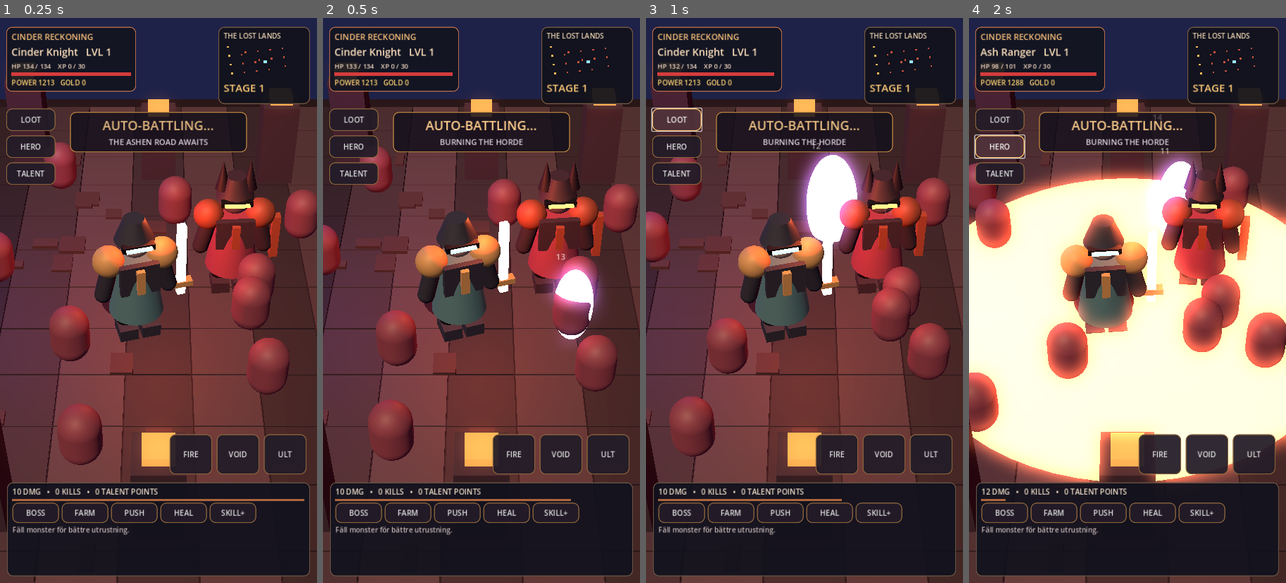
Above: before the commit, frames 1-4 (left to right).
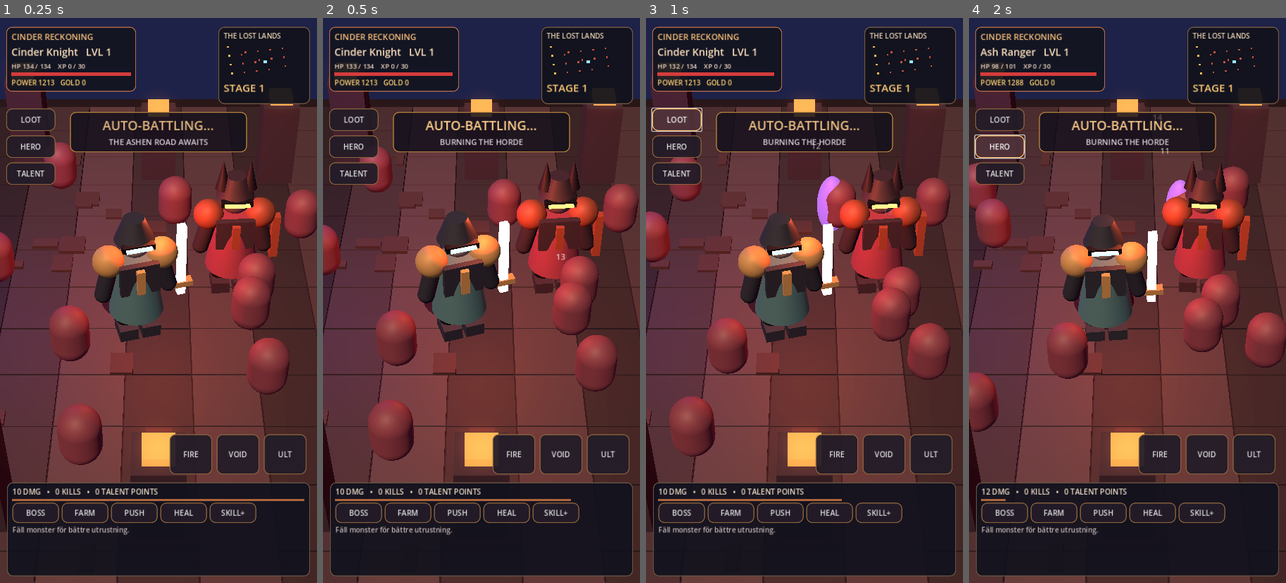
Above: after the commit, the same moments.

Repository: bananofil-wq/AshenIdle
Game: Godot game, scene res://scenes/main.tscn
Two runs of this game, one before a commit and one after it. Both use one fixed random seed, a clock stepped at 60 frames per second and the inputs below.
Inputs:
- Up to frame 1 (0.25 s): no input
- Up to frame 2 (0.5 s): no input
- Up to frame 3 (1 s): click "LOOT" at 0.5 s
- Up to frame 4 (2 s): click "HERO" at 1.25 s

Frame 1 is identical in both runs. In frame 2, 1.5% of the frame differs, in the area x 70-89%, y 42-58%; in frame 3, 3.0%; in frame 4, 43%, in the area x 0-100%, y 23-83%.

Commit message:
Replace oversized white spell discs with controlled glowing torus rings

Diff:
--- a/scripts/main.gd
+++ b/scripts/main.gd
@@ -769,22 +769,22 @@
             old["node"].queue_free()
 
 func _spell_burst(color: Color, size: float, shards: int) -> void:
-    var ring := CylinderMesh.new()
-    ring.top_radius = size * 0.45
-    ring.bottom_radius = size * 0.45
-    ring.height = 0.05
+    var ring := TorusMesh.new()
+    ring.inner_radius = size * 0.38
+    ring.outer_radius = size * 0.43
     var pulse_mesh := _mesh(self, ring, Vector3(0, 0.12, 0), _bright(color))
-    spell_fx.append({"node": pulse_mesh, "time": 0.65, "total": 0.65, "type": "spell"})
+    pulse_mesh.scale = Vector3.ONE * 0.65
+    spell_fx.append({"node": pulse_mesh, "time": 0.55, "total": 0.55, "type": "spell"})
     for i in range(shards):
         var a := TAU * float(i) / float(shards)
-        var p := Vector3(cos(a) * size * 0.42, rng.randf_range(0.3,2.5), sin(a) * size * 0.42)
+        var p := Vector3(cos(a) * size * 0.42, rng.randf_range(0.3,1.3), sin(a) * size * 0.42)
         _impact(p, color)
 
 func _bright(color: Color) -> Material:
-    var m := _mat(color)
+    var m := _mat(color.darkened(0.20))
     m.emission_enabled = true
     m.emission = color
-    m.emission_energy_multiplier = 2.5
+    m.emission_energy_multiplier = 0.8
     return m
 
 func _loot_beam(pos: Vector3, color: Color, title: String) -> void:
@@ -837,7 +837,7 @@
         var m: MeshInstance3D = fx["node"]
         if is_instance_valid(m):
             var p := 1.0 - float(fx["time"]) / float(fx["total"])
-            m.scale = Vector3.ONE * (0.9 + p * (4.2 if fx["type"] == "spell" else 2.2))
+            m.scale = Vector3.ONE * (0.65 + p * (0.58 if fx["type"] == "spell" else 1.1))
         if float(fx["time"]) <= 0.0:
             if is_instance_valid(m):
                 m.queue_free()
